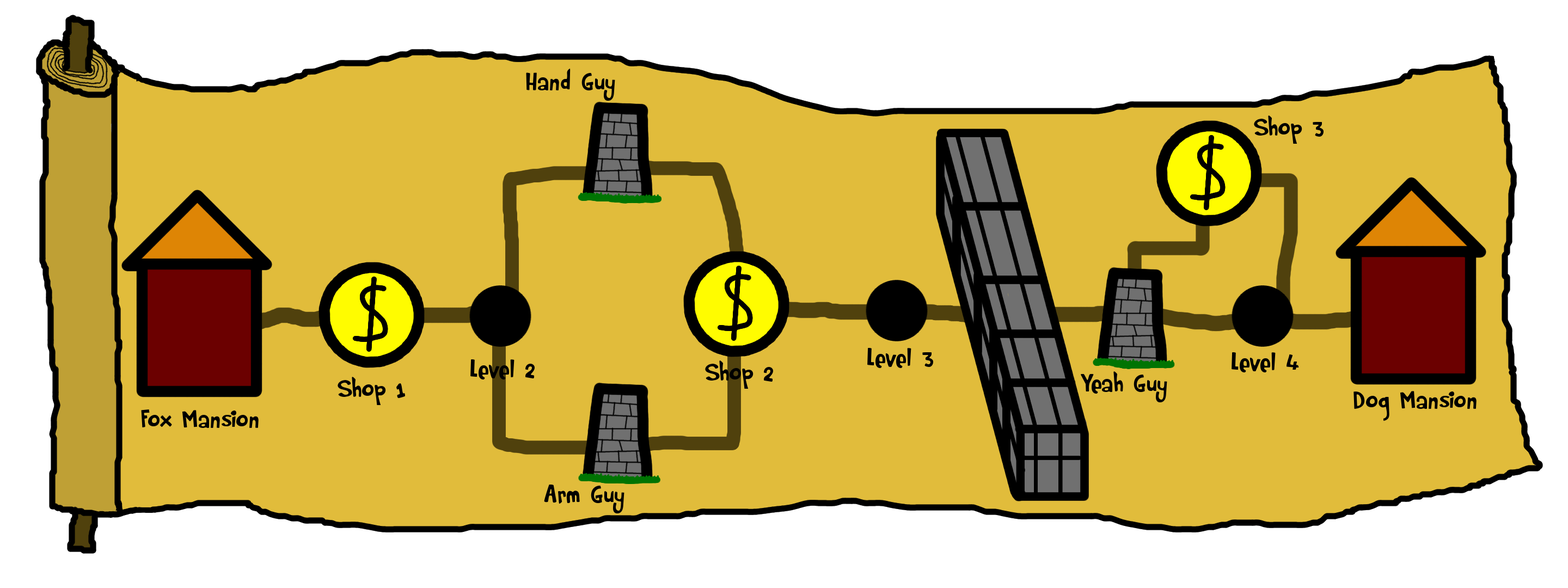
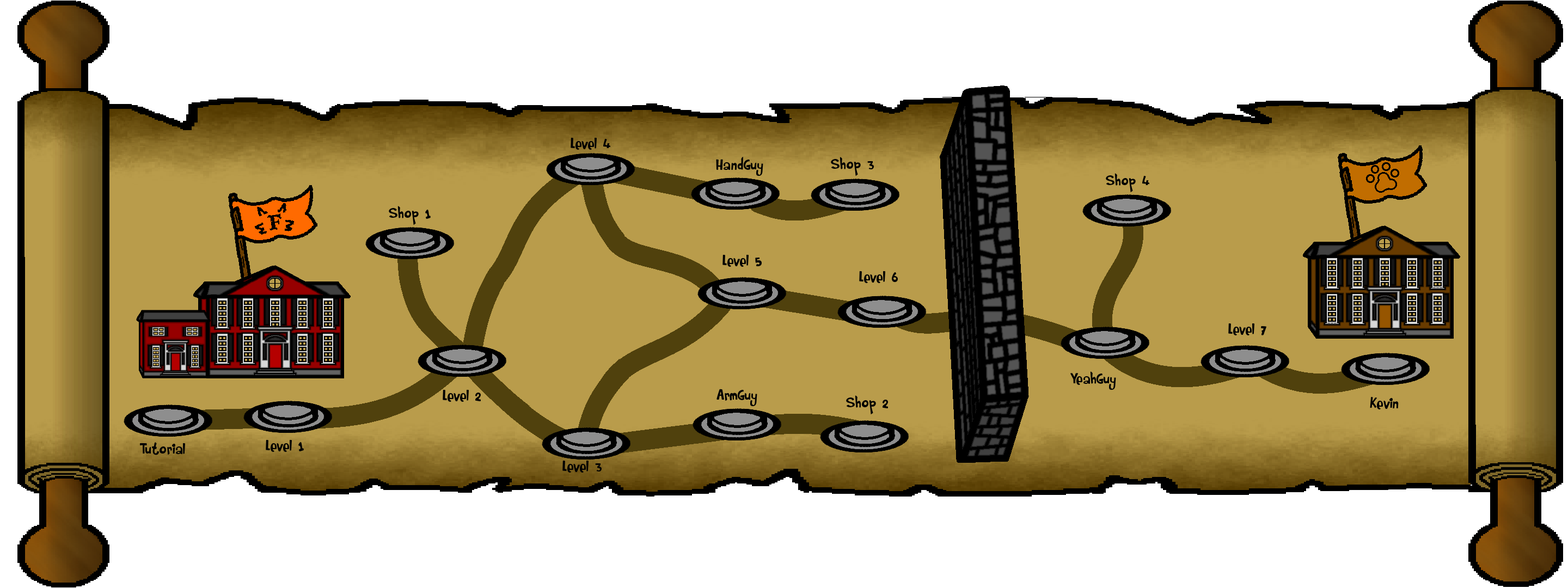
Comparing the layer stacks of the two 1568px x 588px images. Changes:
removed layer "Wall" over [935, 128, 1089, 502]
renamed "Dog Mansion" to "Kevin", moved it above "Level 7", painted on it over [1353, 390, 1477, 421]
renamed "Shop1" to "Level 7", moved it above "Shop 4", painted on it over [318, 261, 1267, 369]
removed layer "FoxMansion copy" over [1334, 176, 1487, 385]
painted on "YeahGuy" over [577, 193, 1175, 485]
renamed "FoxMansion" to "Level 6", moved it above "Shop 2 #1", painted on it over [120, 189, 898, 398]
removed layer "Path" over [239, 159, 1384, 457]
moved "Shop 3" above "ArmGuy", painted on it over [830, 115, 1324, 176]
removed layer "Shop 2" over [705, 360, 774, 389]
painted on "ArmGuy" over [579, 382, 758, 481]
removed layer "Yeah Guy" over [1080, 371, 1168, 403]
removed layer "Hand Guy" over [525, 68, 616, 101]
removed layer "Arm Guy" over [543, 484, 625, 514]
painted on "HandGuy" over [579, 101, 764, 200]
removed layer "Lvl4" over [1231, 285, 1294, 347]
removed layer "Lvl3" over [865, 279, 928, 342]
removed layer "Lvl2" over [469, 285, 532, 347]
removed layer "Shop3" over [1155, 120, 1263, 227]
renamed "Shop2" to "Level 5", painted on it over [683, 250, 790, 358]
renamed "Layer #1" to "Level 4", moved it above "Shop 1", painted on it over [63, 19, 611, 550]
moved "Shop 1" above "Level 2", painted on it over [337, 205, 431, 406]
removed layer "Fox Mansion" over [141, 409, 259, 428]
renamed "Layer" to "Level 2", moved it above "Level 1", painted on it over [40, 43, 1536, 528]
renamed "Background" to "Map.png", painted on it over [17, 0, 1564, 588]
…and 8 more changes (5 added, 3 removed)
